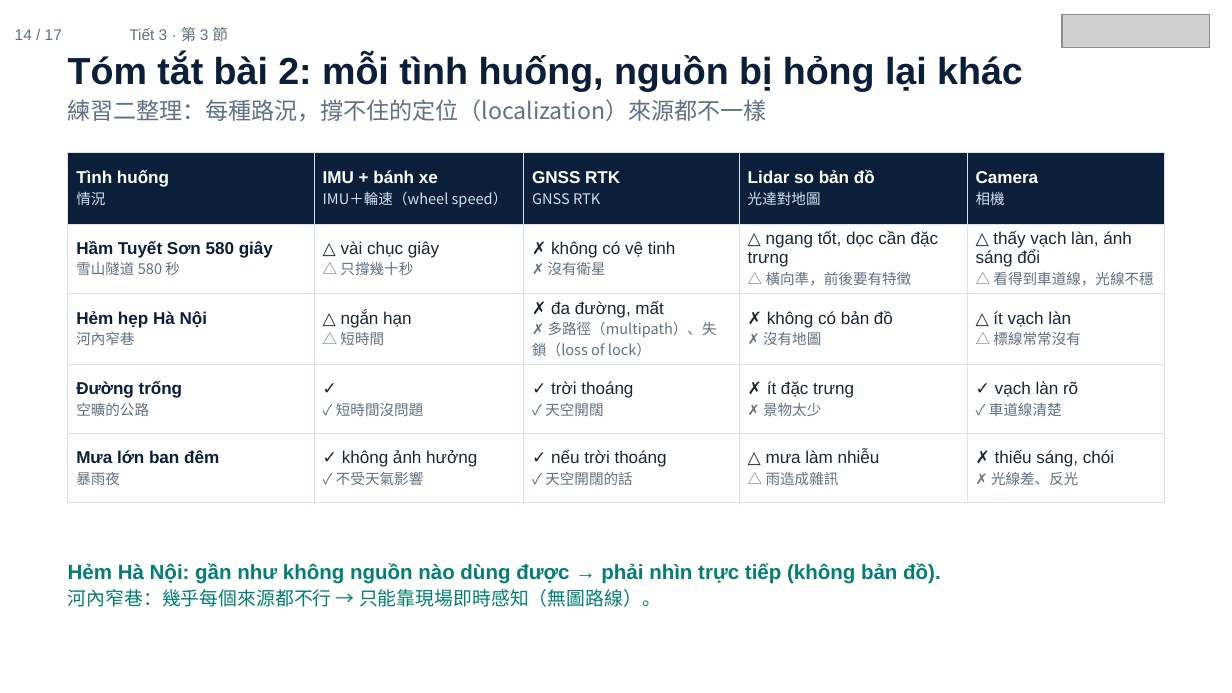
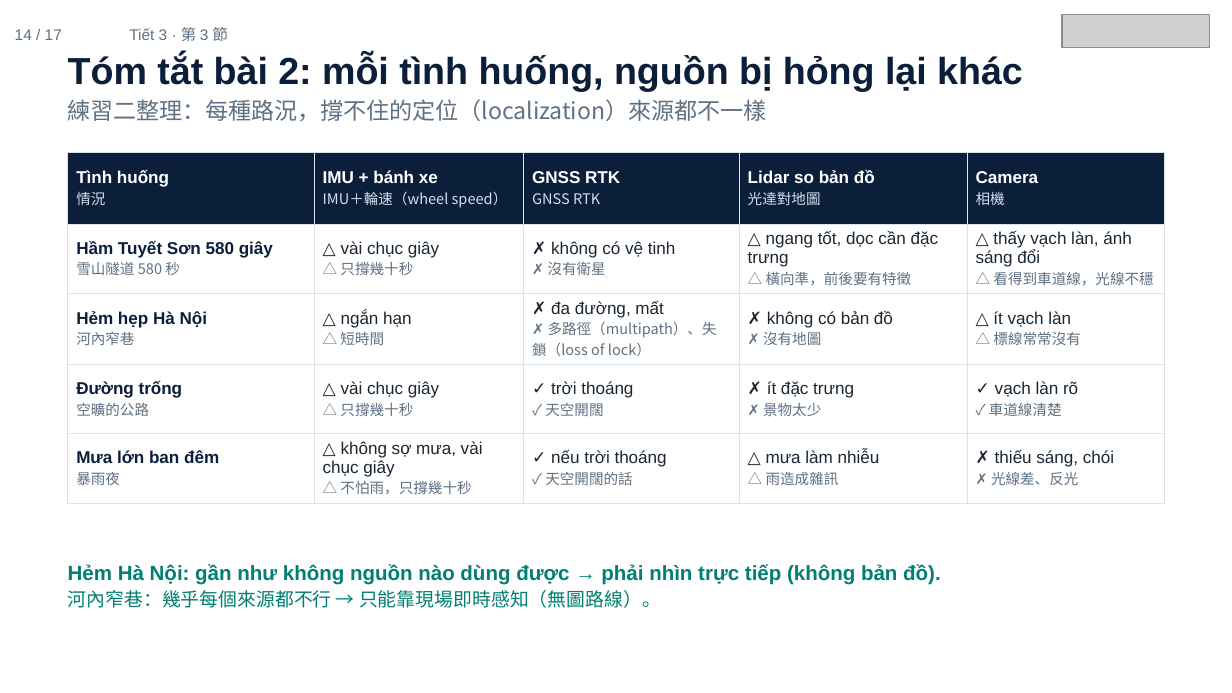
Before and after one commit to ch-neural/MITUST-Principles-of-Self-Driving-Cars, a slide deck: slide 14 of 第十二週(11-26)/第十二週_第3節_簡報.pptx. Drawn at 1232x693 pixels with LibreOffice and Linux fonts; fonts in the diff are those of the drawing; grey boxes stand for pictures. Boxes give left, top, right and bottom in pixels: in the first picture for what was removed or moved away, otherwise in the second. Text is boxed around its words. In the diff, an @@ line names an element or a change of style, - is before the commit and + after.

```diff
--- a/第十二週(11-26)/第十二週_第3節_簡報.pptx
+++ b/第十二週(11-26)/第十二週_第3節_簡報.pptx
@@ table at <box>68,153,1164,499</box> @@
-row 4, column 2: ✓ / ✓ 短時間沒問題
+row 4, column 2: △ vài chục giây / △ 只撐幾十秒
-row 5, column 2: ✓ không ảnh hưởng / ✓ 不受天氣影響
+row 5, column 2: △ không sợ mưa, vài chục giây / △ 不怕雨，只撐幾十秒
```
Also in this commit, not shown: 1 other slide changed.
